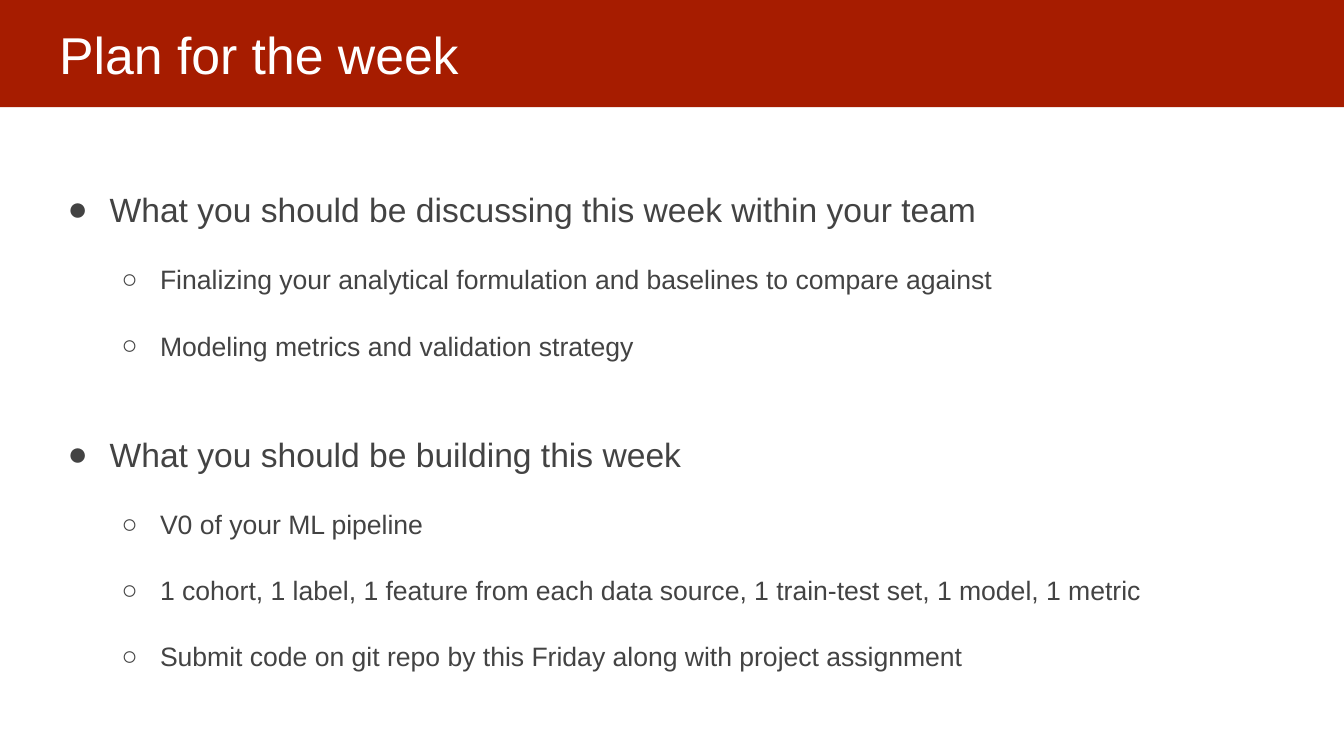
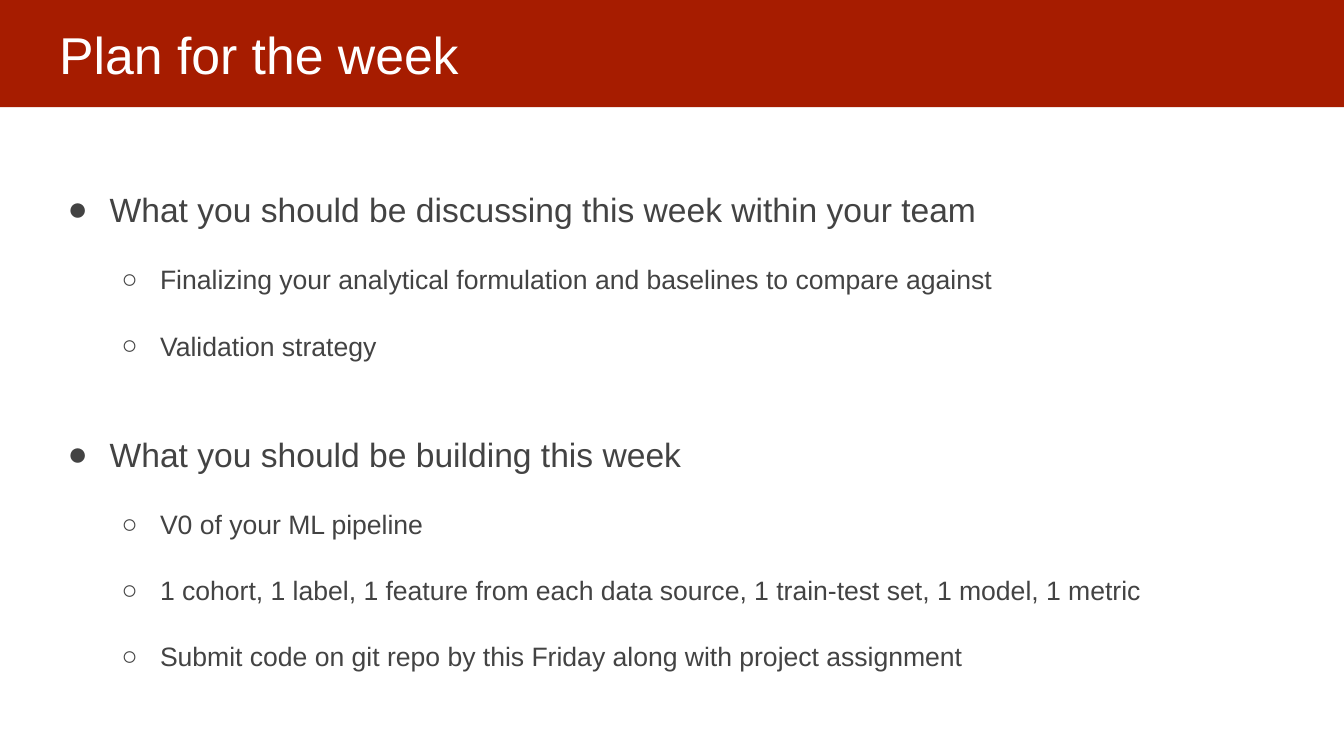
Before and after one commit to dssg/mlforpublicpolicylab, a slide deck: slide 4 of 06 - Performance and Evaluation Pt 1/Model Selection and Validation - Part I.pptx. Drawn at 1344x756 pixels with LibreOffice and Linux fonts; fonts in the diff are those of the drawing. Boxes give left, top, right and bottom in pixels: in the first picture for what was removed or moved away, otherwise in the second. Text is boxed around its words. In the diff, an @@ line names an element or a change of style, - is before the commit and + after.

Commit message:
updated

```diff
--- a/06 - Performance and Evaluation Pt 1/Model Selection and Validation - Part I.pptx
+++ b/06 - Performance and Evaluation Pt 1/Model Selection and Validation - Part I.pptx
@@ text at [160, 336, 376, 361]: text changed @@
-  ○ Modeling metrics and validation strategy
+  ○ Validation strategy
```
